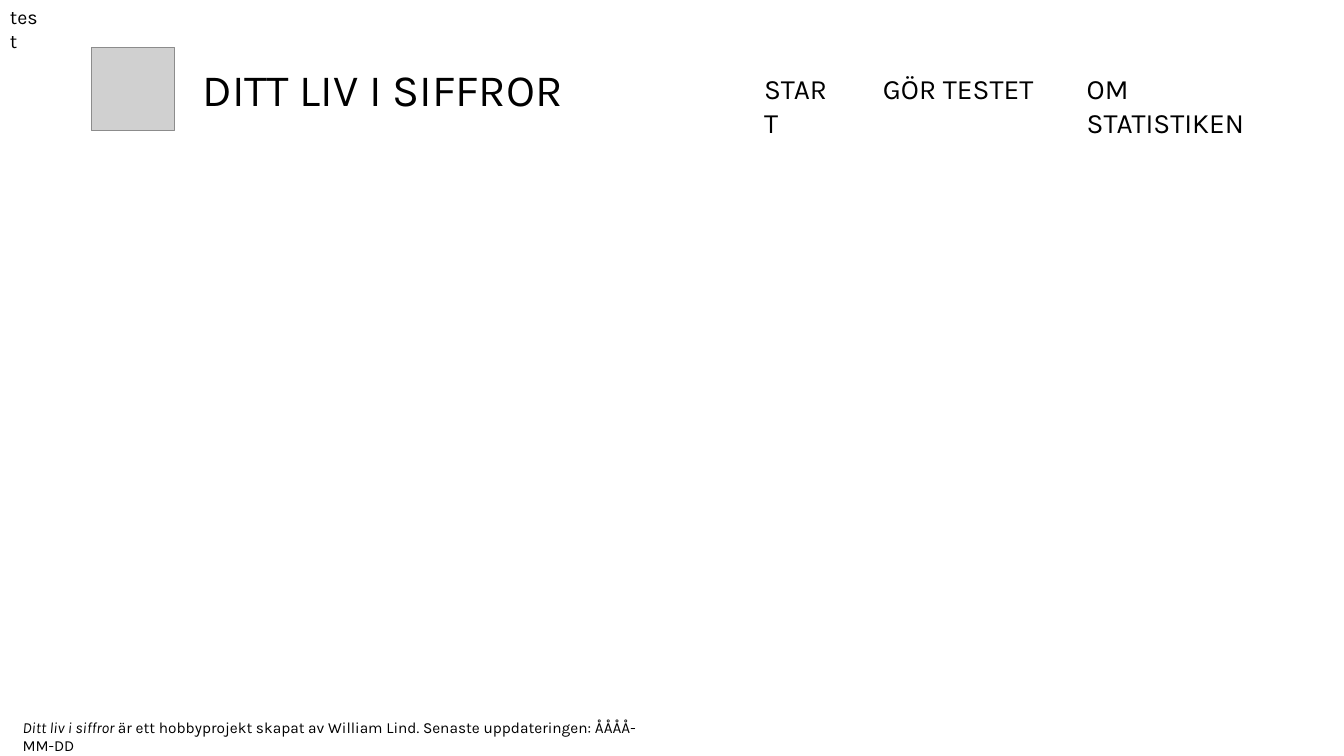
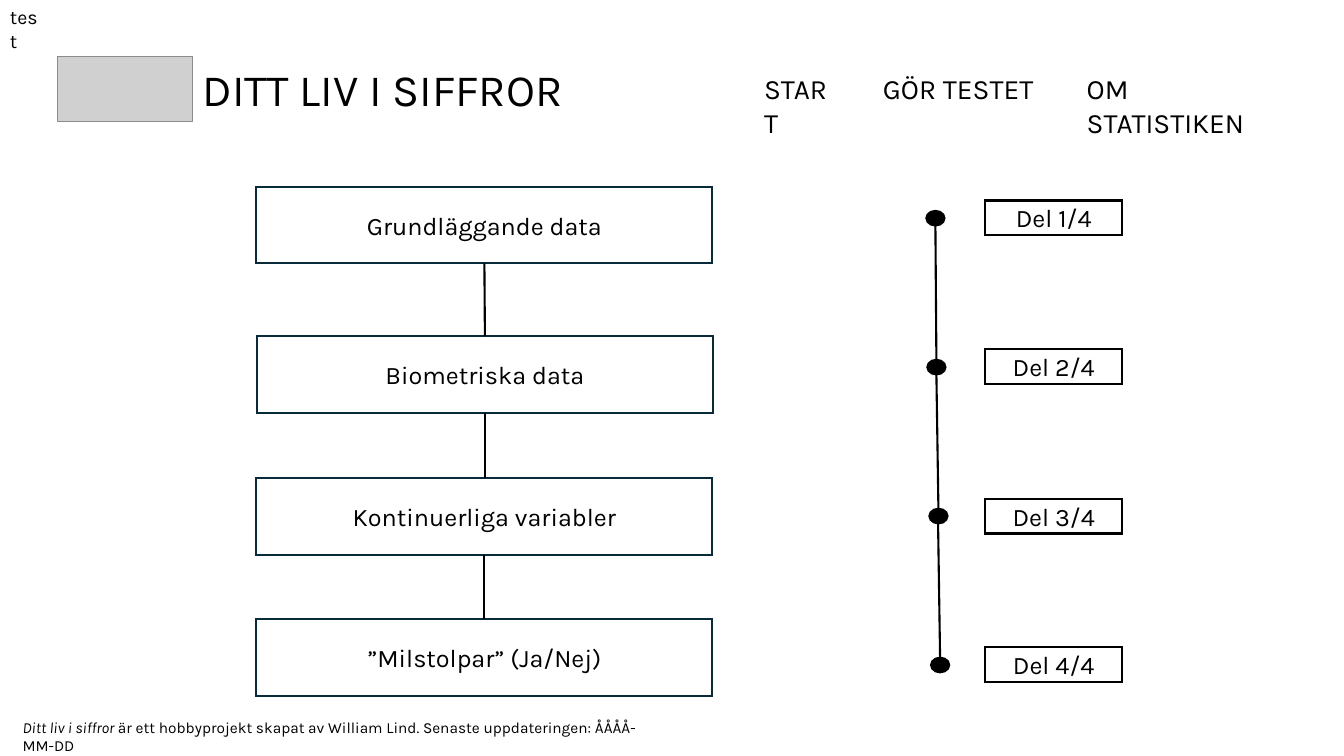
Before and after one commit to lindw3/sverige-i-siffror, a slide deck: slide 2 of övrigt/Hemsideskiss.pptx. Drawn at 1344x756 pixels with LibreOffice and Linux fonts; fonts in the diff are those of the drawing; grey boxes stand for pictures. Boxes give left, top, right and bottom in pixels: in the first picture for what was removed or moved away, otherwise in the second. Text is boxed around its words. In the diff, an @@ line names an element or a change of style, - is before the commit and + after.

```diff
--- a/övrigt/Hemsideskiss.pptx
+++ b/övrigt/Hemsideskiss.pptx
@@ picture: place and size @@
-picture at (92,47,175,131)
+picture at (57,56,193,121)
@@ group added at (256,187,713,696): 4 rectangles, 3 lines @@
+Grundläggande data
+Biometriska data
+Kontinuerliga variabler
+”Milstolpar” (Ja/Nej)
@@ group added at (927,201,1122,683): 4 ellipses, 4 rectangles, 3 lines @@
+Del 1/4
+Del 2/4
+Del 3/4
+Del 4/4
```
Also in this commit, not shown: 2 other slides changed, 1 slide added, 5 other files.
